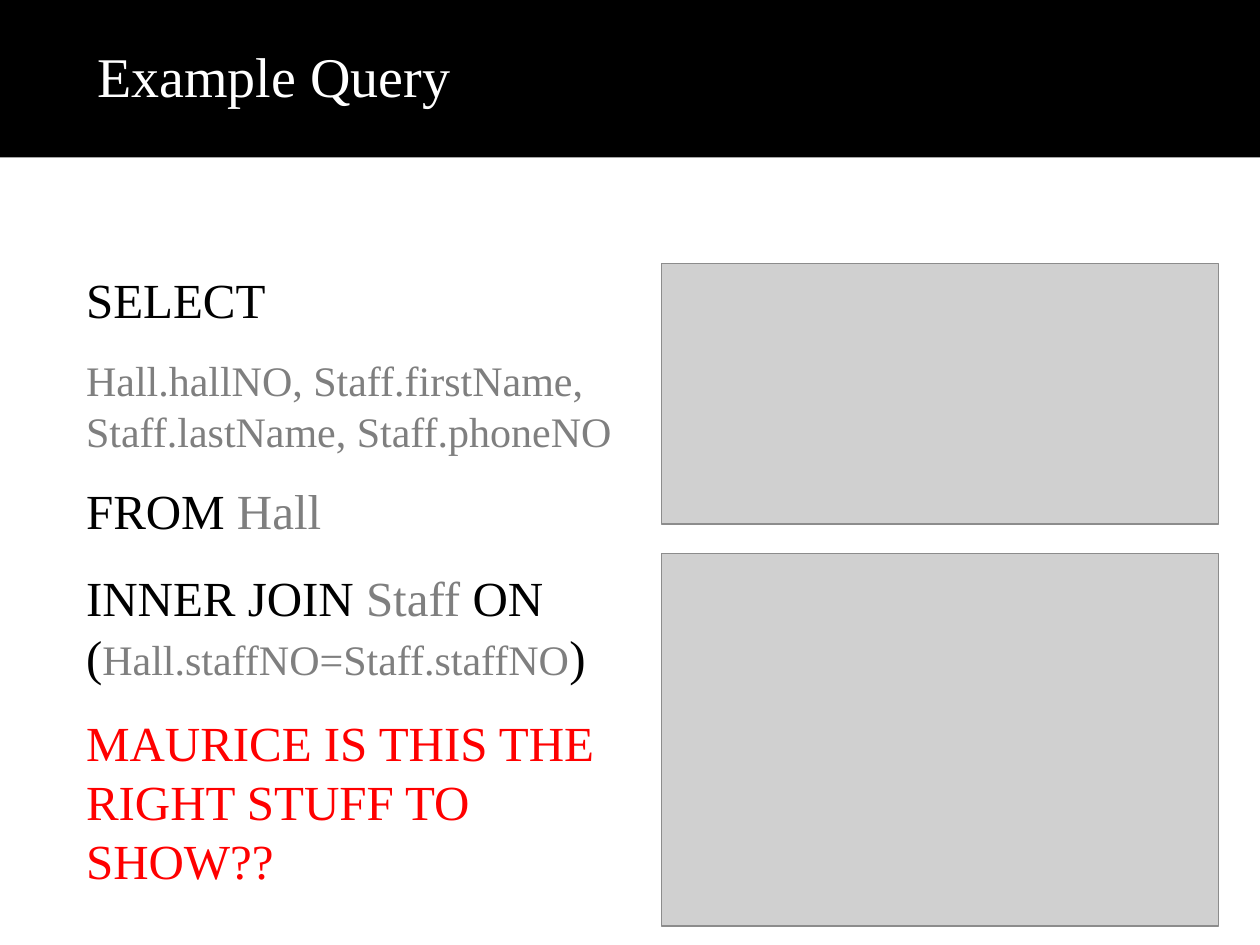
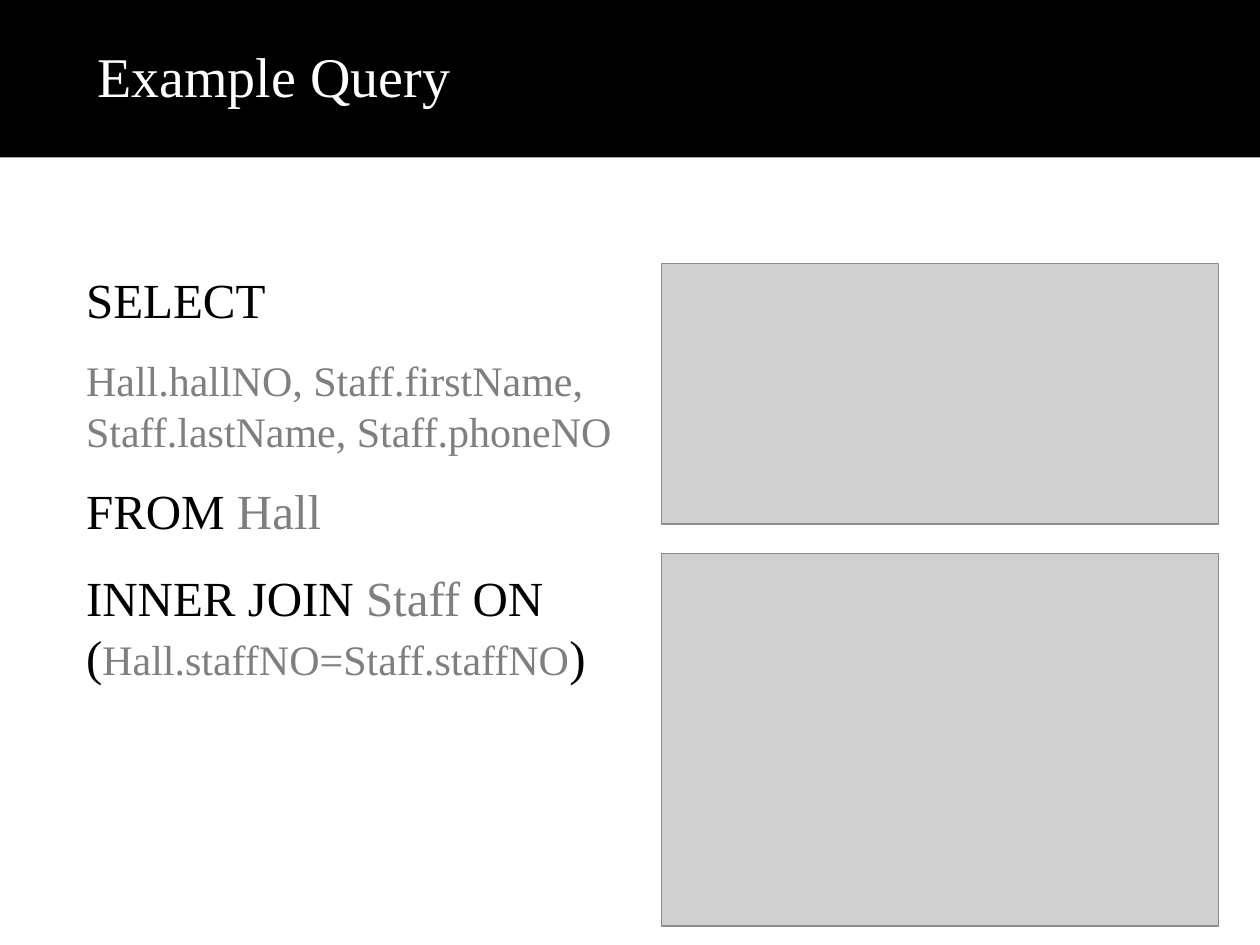
Before and after one commit to mothepro/University-Database, a slide deck: slide 5 of extras/Poon Tycoon Inc..ppt. Drawn at 1260x945 pixels with LibreOffice and Linux fonts; fonts in the diff are those of the drawing; grey boxes stand for pictures; background and template pictures are left out. Boxes give left, top, right and bottom in pixels: in the first picture for what was removed or moved away, otherwise in the second. Text is boxed around its words. In the diff, an @@ line names an element or a change of style, - is before the commit and + after.

```diff
--- a/extras/Poon Tycoon Inc..ppt
+++ b/extras/Poon Tycoon Inc..ppt
@@ text at (86, 728, 594, 880): paragraph removed @@
-MAURICE IS THIS THE RIGHT STUFF TO SHOW??
```
Also in this commit, not shown: 2 other slides changed.
